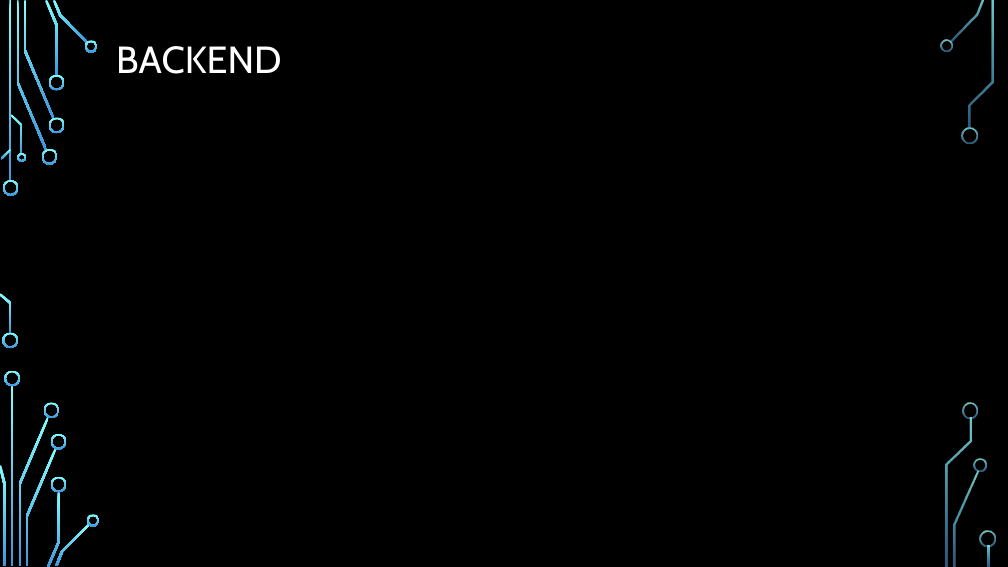
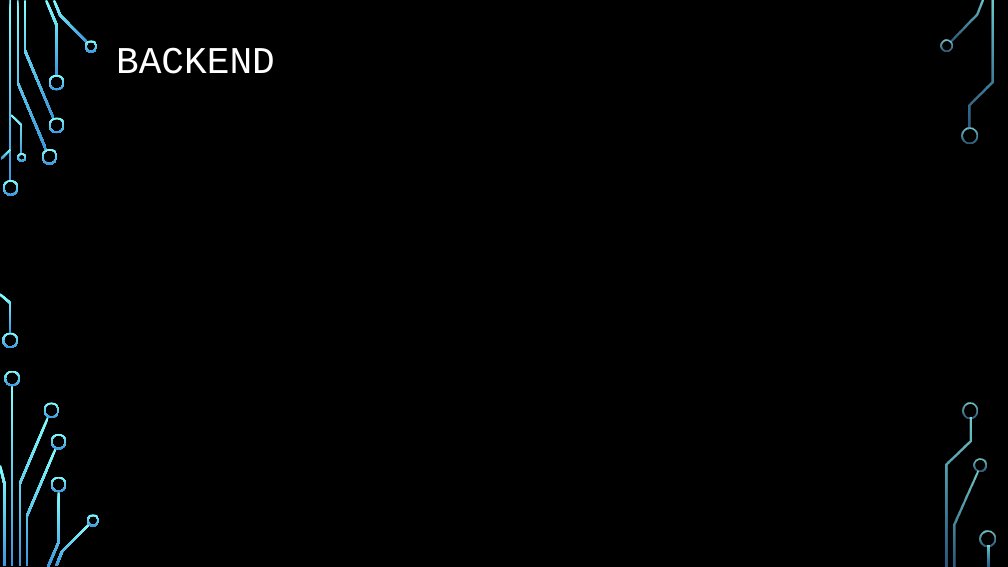
Before and after one commit to C5734E/Vizsga_Feladat, a slide deck: slide 11 of Autó Kozmetika orai DB.pptx (slide 10 before the commit). Drawn at 1008x567 pixels with LibreOffice and Linux fonts; fonts in the diff are those of the drawing; background and template pictures are left out. Boxes give left, top, right and bottom in pixels: in the first picture for what was removed or moved away, otherwise in the second. Text is boxed around its words. In the diff, an @@ line names an element or a change of style, - is before the commit and + after.

```diff
--- a/Autó Kozmetika orai DB.pptx
+++ b/Autó Kozmetika orai DB.pptx
@@ title "BACKEND" at [116, 47, 275, 74]: font Cabin to Courier New @@
```
Also in this commit, not shown: 7 other slides changed, 5 slides added.
